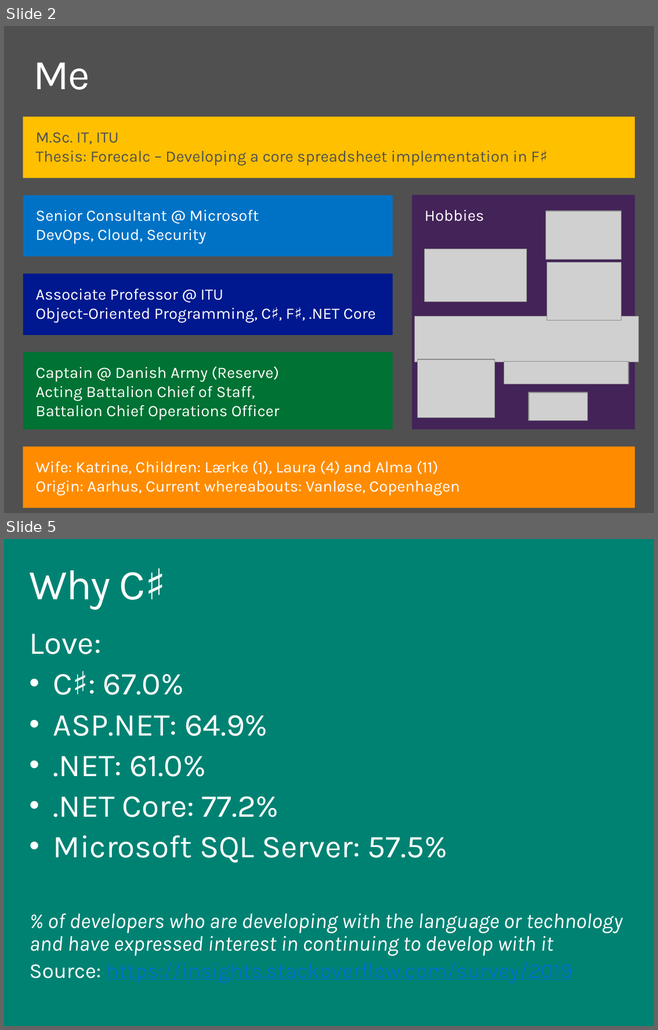
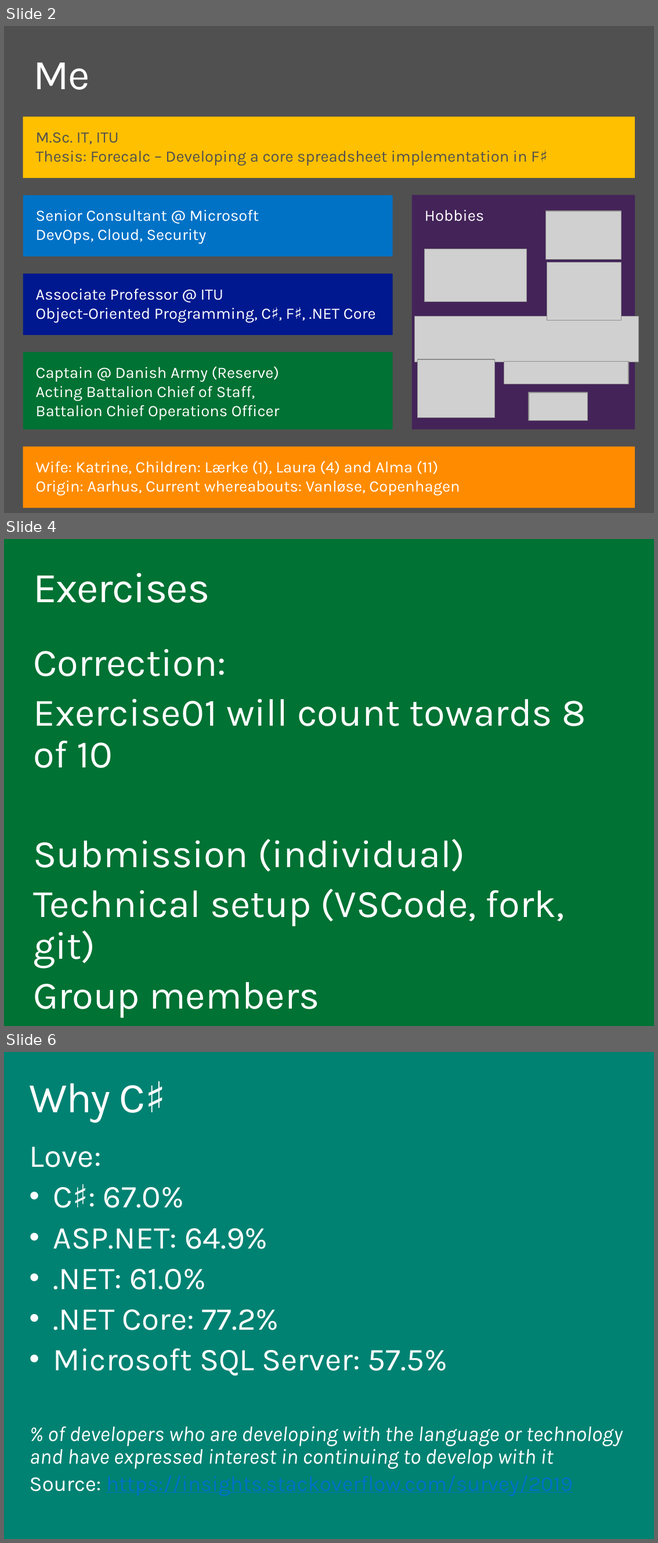
Before and after one commit to ondfisk/BDSA2019, a slide deck: Slides/Lecture01 - Test Driven CSharp.pptx. Shown one above the other, each under a label of ours: slides 2 and 5 before the commit, slides 2, 4 and 6 after it; the slides between them are not shown. The pictures are 658x1030 and 658x1543 pixels, drawn with LibreOffice and Linux fonts; fonts in the diff are those of the drawing; grey boxes stand for pictures. Boxes give left, top, right and bottom in pixels: in the first picture for what was removed or moved away, otherwise in the second. Text is boxed around its words. In the diff, an @@ line names an element or a change of style, - is before the commit and + after.

```diff
--- a/Slides/Lecture01 - Test Driven CSharp.pptx
+++ b/Slides/Lecture01 - Test Driven CSharp.pptx
@@ slide 4 added at [4, 539, 654, 1026], background #007233 @@
@@ title added at [33, 573, 209, 603], 48 pt, text #FFFFFF @@
+Exercises
@@ text added at [33, 649, 585, 1018], 44 pt, text #FFFFFF @@
+Correction:
+Exercise01 will count towards 8 of 10
+Submission (individual)
+Technical setup (VSCode, fork, git)
+Group members
@@ what was slide 5 is now slide 6 @@
```
Also in this commit, not shown: 2 slides changed, 6 other files.
